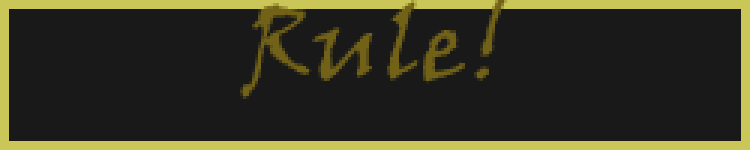
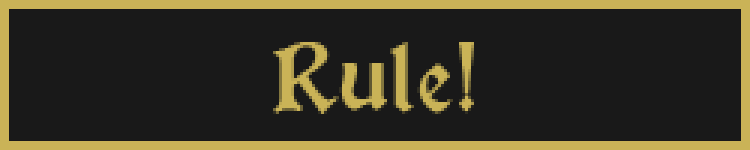
Layer changes from the first 750 x 150 image to the second:
added layer "Rule!" in group "Text" over box(273, 42, 474, 114)
renamed "Rule!" to "RULE!", hid it, painted on it over box(231, 0, 516, 114)
renamed "Layer 5" to "Layer 6", painted on it over box(0, 0, 750, 150)
